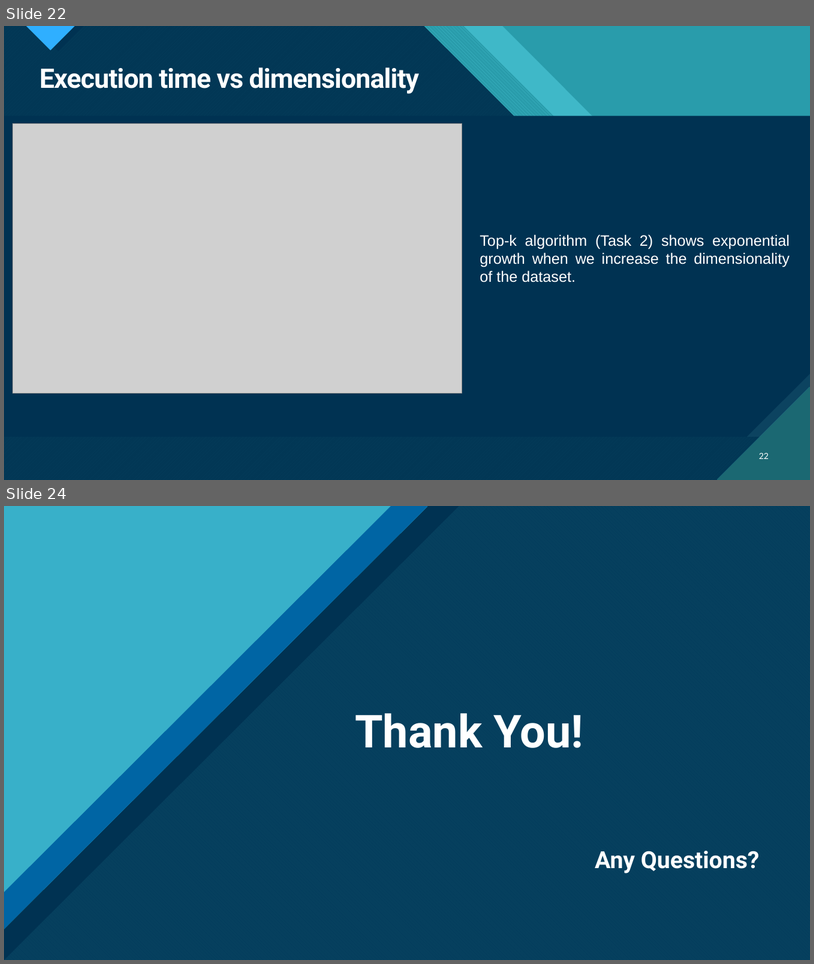
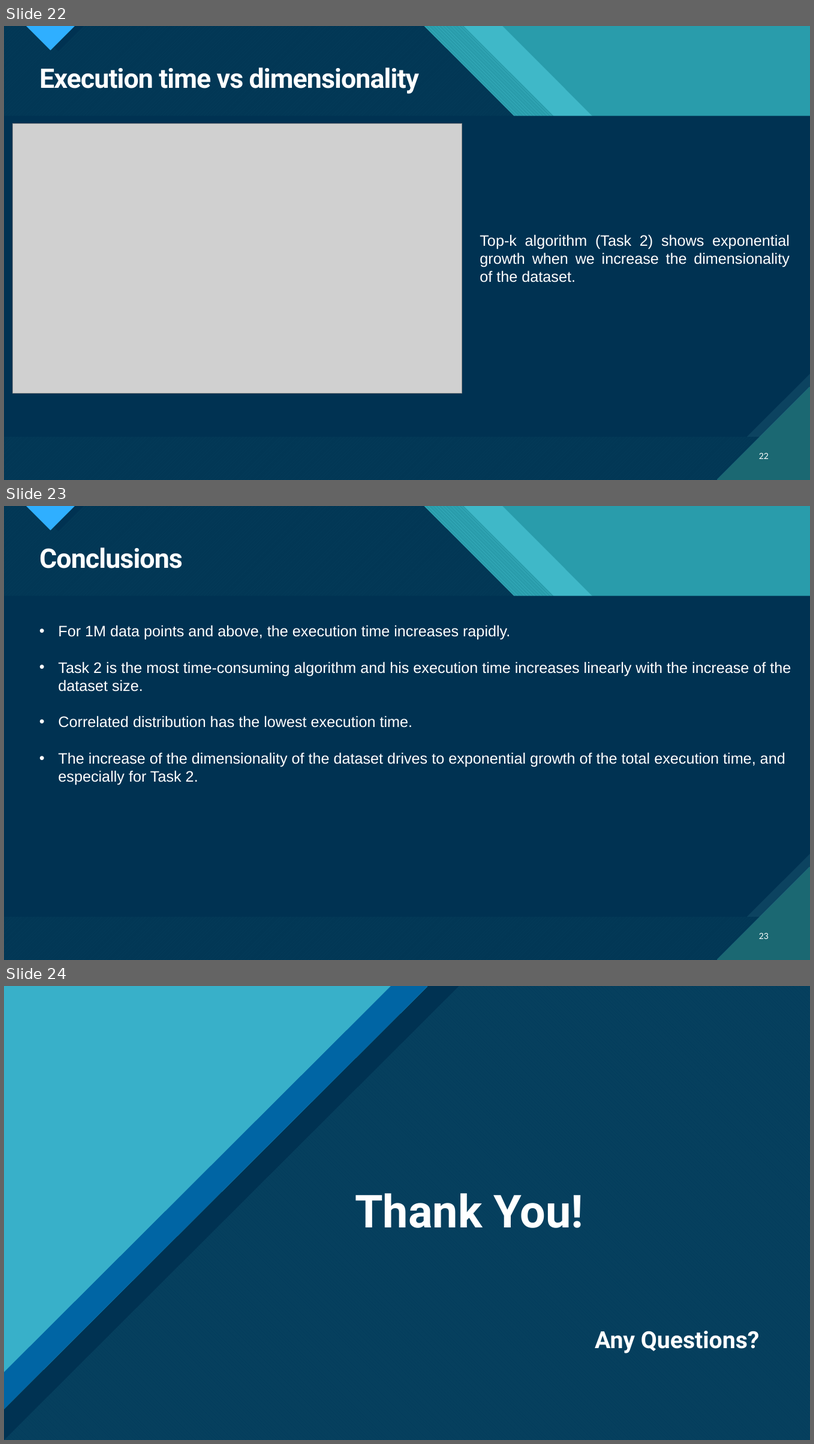
Before and after one commit to MnAppsNet/DominanceQueries, a slide deck: reports/report_presentation.pptx. Shown one above the other, each under a label of ours: slides 22 and 24 before the commit, slides 22, 23 and 24 after it; the slides between them are not shown. The pictures are 814x964 and 814x1444 pixels, drawn with LibreOffice and Linux fonts; fonts in the diff are those of the drawing; grey boxes stand for pictures; background and template pictures are left out; a plain dark background stands for a picture behind light text. Boxes give left, top, right and bottom in pixels: in the first picture for what was removed or moved away, otherwise in the second. Text is boxed around its words. In the diff, an @@ line names an element or a change of style, - is before the commit and + after.

```diff
--- a/reports/report_presentation.pptx
+++ b/reports/report_presentation.pptx
@@ slide 23 added at (4,506,810,960), background picture (left out); not listed: 18 template elements that a slide beside it also shows @@
@@ title added at (39,547,183,568), 32 pt, text #FFFFFF, bold @@
+Conclusions
@@ text added at (58,625,791,785), 18 pt, text #FFFFFF @@
+• For 1M data points and above, the execution time increases rapidly.
+• Task 2 is the most time-consuming algorithm and his execution time increases linearly with the increase of the dataset size.
+• Correlated distribution has the lowest execution time.
+• The increase of the dimensionality of the dataset drives to exponential growth of the total execution time, and especially for Task 2.
@@ page number added at (759,933,769,939), 10 pt, text #FFFFFF @@
+23
```
Also in this commit, not shown: 2 slides changed, 1 slide removed.
